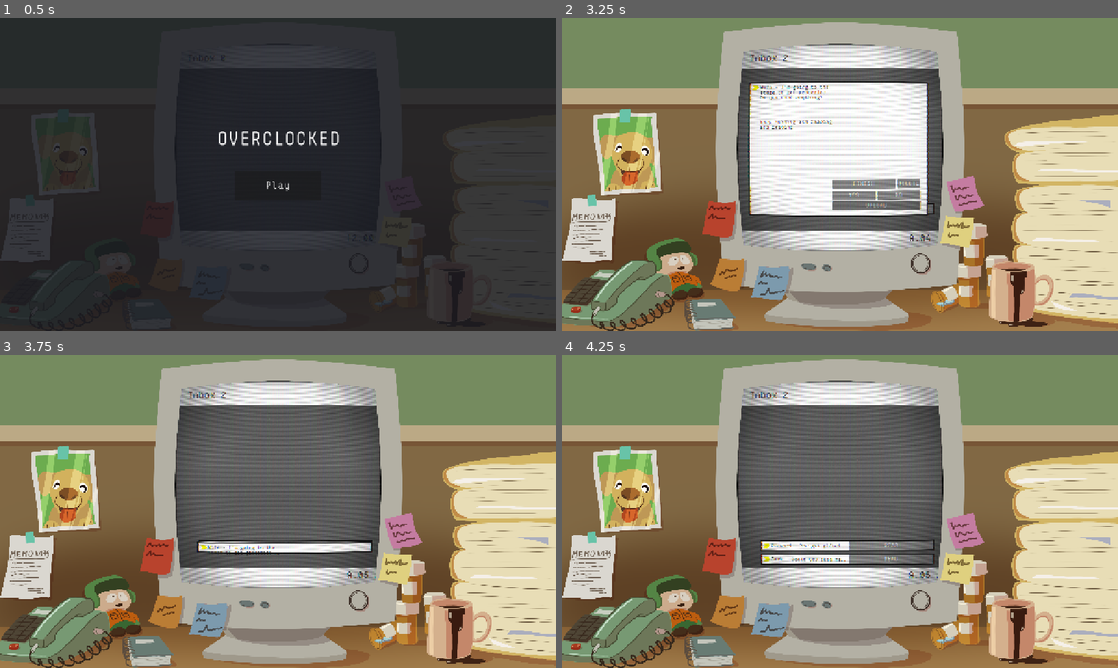
Above: before the commit, frames 1-4 (two rows, left to right).
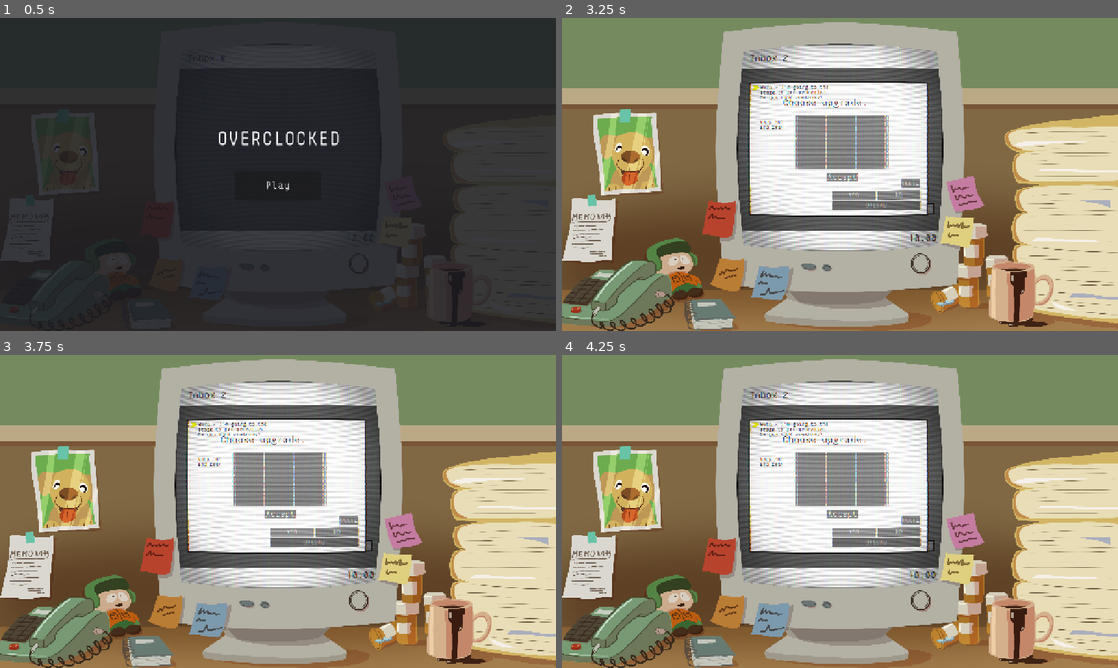
Above: after the commit, the same moments.

Repository: BradBenJoya/GMTK2026
Game: Godot game, scene res://Scenes/main.tscn
Two runs of this game, one before a commit and one after it. Both use one fixed random seed, a clock stepped at 60 frames per second and the inputs below.
Inputs (mouse positions are in pixels of both pictures, inside the frame that each line leads up to):
- Up to frame 1 (0.5 s): no input
- Up to frame 2 (3.25 s): click "Play" at 0.5 s; click "READ" at 1.25 s; click "FINISH" at 2 s; click "READ" at 2.75 s
- Up to frame 3 (3.75 s): click (294, 533) at 3.5 s, where only the run before the commit has a clickable "YES"
- Up to frame 4 (4.25 s): no input

Frame 1 is identical in both runs. In frame 2, 3.6% of the frame differs, in the area x 39-68%, y 25-72%; in frame 3, 13%; in frame 4, 15%, in the area x 33-68%, y 20-72%.

Commit message:
worked on different version of upgrade cards

Diff:
--- a/Scenes/main.tscn
+++ b/Scenes/main.tscn
@@ -7,11 +7,16 @@
 [ext_resource type="Shader" uid="uid://d33krf4ystq50" path="res://Shaders/crt.gdshader" id="2_kry3j"]
 [ext_resource type="FontFile" uid="uid://doe2y2s8d1bw7" path="res://Fonts/Monofrik Demo.ttf" id="4_21xkr"]
 [ext_resource type="Texture2D" uid="uid://ddh8dmaeup3fr" path="res://Sprites/game_jam_2026_gmtk_04.png" id="5_kry3j"]
+[ext_resource type="PackedScene" uid="uid://c3wn7idsxx3tv" path="res://Scenes/upgrade_card.tscn" id="6_344ge"]
 
 [sub_resource type="LabelSettings" id="LabelSettings_up85j"]
 font = ExtResource("4_21xkr")
 font_size = 64
 font_color = Color(0.16078432, 0.16078432, 0.16078432, 1)
+
+[sub_resource type="Theme" id="Theme_g4v7s"]
+default_font = ExtResource("4_21xkr")
+default_font_size = 56
 
 [sub_resource type="ShaderMaterial" id="ShaderMaterial_wj5hs"]
 shader = ExtResource("2_kry3j")
@@ -89,6 +94,71 @@
 text = "Inbox 0"
 label_settings = SubResource("LabelSettings_up85j")
 
+[node name="UpgradeBox" type="ColorRect" parent="Monitor/SubViewport/Manager" unique_id=1430341454]
+unique_name_in_owner = true
+visible = false
+z_index = 10
+offset_left = -384.0
+offset_top = 83.0
+offset_right = 433.0
+offset_bottom = 703.0
+
+[node name="UpgradeHeader" type="Label" parent="Monitor/SubViewport/Manager/UpgradeBox" unique_id=476790690]
+z_index = 11
+layout_mode = 0
+offset_right = 584.0
+offset_bottom = 57.0
+text = "Choose upgrade:"
+label_settings = SubResource("LabelSettings_up85j")
+
+[node name="UpgradeChoice" type="HBoxContainer" parent="Monitor/SubViewport/Manager/UpgradeBox" unique_id=1078353247]
+layout_mode = 1
+anchors_preset = 8
+anchor_left = 0.5
+anchor_top = 0.5
+anchor_right = 0.5
+anchor_bottom = 0.5
+offset_left = -320.5
+offset_top = -197.0
+offset_right = 320.5
+offset_bottom = 166.0
+grow_horizontal = 2
+grow_vertical = 2
+
+[node name="UpgradeCard" parent="Monitor/SubViewport/Manager/UpgradeBox/UpgradeChoice" unique_id=56110472 instance=ExtResource("6_344ge")]
+
+[node name="Button" type="Button" parent="Monitor/SubViewport/Manager/UpgradeBox/UpgradeChoice" unique_id=1394176671]
+layout_mode = 2
+size_flags_horizontal = 3
+
+[node name="Button2" type="Button" parent="Monitor/SubViewport/Manager/UpgradeBox/UpgradeChoice" unique_id=1400754173]
+layout_mode = 2
+size_flags_horizontal = 3
+
+[node name="Button3" type="Button" parent="Monitor/SubViewport/Manager/UpgradeBox/UpgradeChoice" unique_id=2083860621]
+layout_mode = 2
+size_flags_horizontal = 3
+
+[node name="UpgradeCard2" parent="Monitor/SubViewport/Manager/UpgradeBox/UpgradeChoice" unique_id=2091806333 instance=ExtResource("6_344ge")]
+
+[node name="UpgradeCard3" parent="Monitor/SubViewport/Manager/UpgradeBox/UpgradeChoice" unique_id=414813578 instance=ExtResource("6_344ge")]
+
+[node name="AcceptButton" type="Button" parent="Monitor/SubViewport/Manager/UpgradeBox" unique_id=364760450]
+layout_mode = 1
+anchors_preset = 7
+anchor_left = 0.5
+anchor_top = 1.0
+anchor_right = 0.5
+anchor_bottom = 1.0
+offset_left = -106.0
+offset_top = -112.0
+offset_right = 106.0
+offset_bottom = -54.0
+grow_horizontal = 2
+grow_vertical = 0
+theme = SubResource("Theme_g4v7s")
+text = "Accept"
+
 [node name="BottomBar" type="ColorRect" parent="Monitor/SubViewport/Manager" unique_id=1178458419]
 z_index = 10
 offset_left = -687.0
@@ -124,3 +194,10 @@
 [node name="Background" type="Sprite2D" parent="." unique_id=318730638]
 z_index = 10
 texture = ExtResource("5_kry3j")
+
+[node name="Timer" type="Timer" parent="." unique_id=85152396]
+one_shot = true
+
+[connection signal="pressed" from="Monitor/SubViewport/Manager/UpgradeBox/UpgradeChoice/Button" to="." method="_on_upgrade_selected" flags=18]
+[connection signal="pressed" from="Monitor/SubViewport/Manager/UpgradeBox/UpgradeChoice/Button2" to="." method="_on_upgrade_selected" flags=18]
+[connection signal="pressed" from="Monitor/SubViewport/Manager/UpgradeBox/UpgradeChoice/Button3" to="." method="_on_upgrade_selected" flags=18]
--- a/Scenes/upgrade_card.tscn
+++ b/Scenes/upgrade_card.tscn
@@ -1,24 +1,19 @@
 [gd_scene format=3 uid="uid://c3wn7idsxx3tv"]
 
-[ext_resource type="Script" uid="uid://7v1hndl55h5i" path="res://Scripts/Cards/upgrade.gd" id="1_7wruj"]
+[ext_resource type="Script" uid="uid://c1i0q7rghjw1" path="res://Scripts/Cards/upgradev2.gd" id="1_7wruj"]
+[ext_resource type="Script" uid="uid://coryhq6i1gdc0" path="res://Scripts/upgrade_item.gd" id="2_w0hou"]
+[ext_resource type="Resource" uid="uid://bxeglhgrv4qrr" path="res://Scripts/Cards/Upgrades/Router.tres" id="3_8kgka"]
+[ext_resource type="Resource" uid="uid://uyr82ts4pmvq" path="res://Scripts/Cards/Upgrades/Antivirus.tres" id="4_jke0c"]
+[ext_resource type="Resource" uid="uid://birtg8agljg6n" path="res://Scripts/Cards/Upgrades/Spam_filter.tres" id="5_eelos"]
 
-[node name="UpgradeCard" type="Node2D" unique_id=56110472]
-
-[node name="UpgradeButton" type="Button" parent="." unique_id=1073497964 node_paths=PackedStringArray("upgrade_name", "upgrade_description")]
+[node name="UpgradeButton" type="Button" unique_id=1073497964]
 offset_right = 200.0
 offset_bottom = 300.0
 vertical_icon_alignment = 0
 script = ExtResource("1_7wruj")
-faster_upload_name = "iRouter 18"
-faster_upload_description = "In a rare occourance, your boss has allowed you to upgrade your router. Decreaseas upload time."
-better_antivirus_name = "VirusFinder 12"
-better_antivirus_description = "By updating to the newest version of VirusFinder, your affects from virus will be reduced."
-spam_orgnizer_name = "Orgy Nizer"
-spam_orgnizer_description = "By using this new cutting edge extension you recive half of the spam mails."
-upgrade_name = NodePath("UpgradeName")
-upgrade_description = NodePath("UpgradeDescription")
+upgrade_list = Array[ExtResource("2_w0hou")]([ExtResource("3_8kgka"), ExtResource("4_jke0c"), ExtResource("5_eelos")])
 
-[node name="UpgradeName" type="Label" parent="UpgradeButton" unique_id=920796065]
+[node name="UpgradeName" type="Label" parent="." unique_id=920796065]
 custom_minimum_size = Vector2(120, 0)
 layout_mode = 0
 offset_right = 200.0
@@ -28,7 +23,7 @@
 horizontal_alignment = 1
 autowrap_mode = 3
 
-[node name="UpgradeDescription" type="Label" parent="UpgradeButton" unique_id=1180273715]
+[node name="UpgradeDescription" type="Label" parent="." unique_id=1180273715]
 custom_minimum_size = Vector2(120, 150)
 layout_mode = 0
 offset_left = 1.0
--- /dev/null
+++ b/Scenes/upgrade_cardv2.tscn
@@ -0,0 +1,40 @@
+[gd_scene format=3 uid="uid://dfboq75yxwk7y"]
+
+[ext_resource type="Script" uid="uid://7v1hndl55h5i" path="res://Scripts/Cards/upgrade.gd" id="1_c0n8l"]
+
+[node name="UpgradeCard" type="Node2D" unique_id=56110472]
+
+[node name="UpgradeButton" type="Button" parent="." unique_id=1073497964 node_paths=PackedStringArray("upgrade_name", "upgrade_description")]
+offset_right = 200.0
+offset_bottom = 300.0
+vertical_icon_alignment = 0
+script = ExtResource("1_c0n8l")
+faster_upload_name = "iRouter 18"
+faster_upload_description = "In a rare occourance, your boss has allowed you to upgrade your router. Decreaseas upload time."
+better_antivirus_name = "VirusFinder 12"
+better_antivirus_description = "By updating to the newest version of VirusFinder, your affects from virus will be reduced."
+spam_orgnizer_name = "Orgy Nizer"
+spam_orgnizer_description = "By using this new cutting edge extension you recive half of the spam mails."
+upgrade_name = NodePath("UpgradeName")
+upgrade_description = NodePath("UpgradeDescription")
+
+[node name="UpgradeName" type="Label" parent="UpgradeButton" unique_id=920796065]
+custom_minimum_size = Vector2(120, 0)
+layout_mode = 0
+offset_right = 200.0
+offset_bottom = 62.0
+theme_override_font_sizes/font_size = 32
+text = "Upgrade"
+horizontal_alignment = 1
+autowrap_mode = 3
+
+[node name="UpgradeDescription" type="Label" parent="UpgradeButton" unique_id=1180273715]
+custom_minimum_size = Vector2(120, 150)
+layout_mode = 0
+offset_left = 1.0
+offset_top = 66.0
+offset_right = 201.0
+offset_bottom = 301.0
+horizontal_alignment = 1
+vertical_alignment = 1
+autowrap_mode = 3
--- /dev/null
+++ b/Scripts/Cards/Upgrades/Antivirus.tres
@@ -0,0 +1,12 @@
+[gd_resource type="Resource" script_class="UpgradeItem" format=3 uid="uid://uyr82ts4pmvq"]
+
+[ext_resource type="Script" uid="uid://coryhq6i1gdc0" path="res://Scripts/upgrade_item.gd" id="1_g5jie"]
+
+[resource]
+script = ExtResource("1_g5jie")
+name = "Antivirus"
+desc = "Finally get round to that update."
+effects = Dictionary[int, float]({
+1: -5.0
+})
+metadata/_custom_type_script = "uid://coryhq6i1gdc0"
--- /dev/null
+++ b/Scripts/Cards/Upgrades/Router.tres
@@ -0,0 +1,12 @@
+[gd_resource type="Resource" script_class="UpgradeItem" format=3 uid="uid://bxeglhgrv4qrr"]
+
+[ext_resource type="Script" uid="uid://coryhq6i1gdc0" path="res://Scripts/upgrade_item.gd" id="1_t54hl"]
+
+[resource]
+script = ExtResource("1_t54hl")
+name = "Router"
+desc = "Upgrade internet for higher speed!"
+effects = Dictionary[int, float]({
+0: 10.0
+})
+metadata/_custom_type_script = "uid://coryhq6i1gdc0"
--- /dev/null
+++ b/Scripts/Cards/Upgrades/Spam_filter.tres
@@ -0,0 +1,12 @@
+[gd_resource type="Resource" script_class="UpgradeItem" format=3 uid="uid://birtg8agljg6n"]
+
+[ext_resource type="Script" uid="uid://coryhq6i1gdc0" path="res://Scripts/upgrade_item.gd" id="1_3lnq6"]
+
+[resource]
+script = ExtResource("1_3lnq6")
+name = "Spam filter"
+desc = "Get rid of that junk! Well, some of it."
+effects = Dictionary[int, float]({
+2: -10.0
+})
+metadata/_custom_type_script = "uid://coryhq6i1gdc0"
--- /dev/null
+++ b/Scripts/Cards/upgradev2.gd
@@ -0,0 +1,57 @@
+# start Psuedo Pakman
+extends Button
+class_name BaseUpgrade
+
+@export_group("Display")
+@export var display_name: String:
+	set(name):
+		print("set naem")
+		display_name = name
+		$UpgradeName.text = display_name
+@export var display_desc: String:
+	set(desc):
+		print("set desc")
+		display_desc = desc
+		$UpgradeDescription.text = display_desc
+@export var display_image: Texture
+	#set(image):
+		#$UpgradeName.text = display_image
+		#display_name = name
+#@export var display_upgrade: float
+
+@export var upgrade_list: Array[UpgradeItem]
+
+enum UpgradeType {
+	UPLOAD_SPEED,
+	VIRUS_CHANCE,
+	SPAM_CHANCE
+}
+
+func _ready() -> void:
+	connect("pressed", pressed)
+	# Pick a random upgrade from predefined list.
+	var random_upgrade = upgrade_list.pick_random()
+	print("picking random upgrade:" + str(random_upgrade))
+
+	display_name = random_upgrade.name
+	display_desc = random_upgrade.desc
+
+	if random_upgrade != null:
+		display_image = random_upgrade.image
+	for effect in random_upgrade.effects:
+		print("doing a effect")
+		match effect:
+			UpgradeType.UPLOAD_SPEED:
+				display_desc += "\nUpload speed "
+			UpgradeType.VIRUS_CHANCE:
+				display_desc += "\nVirus chance "
+			UpgradeType.SPAM_CHANCE:
+				display_desc += "\nSpam chance "
+		if random_upgrade.effects[effect] > 0:
+			display_desc += " + "
+		display_desc += str(int(random_upgrade.effects[effect]))
+
+
+func pressed() -> void:
+	pass
+# end Psuedo Pakman
--- a/Scripts/main.gd
+++ b/Scripts/main.gd
@@ -27,6 +27,7 @@
 
 @export var counter : Label
 @export var time : Label
+var tween_time
 
 @export var day_duration : float = 300.0
 
@@ -36,7 +37,7 @@
 	_on_state_changed(game_state)
 	# end Psuedo Pakman
 
-	var tween_time = create_tween().tween_property(self, "clock", 8.0, 300.0)
+	tween_time = create_tween().tween_property(self, "clock", 8.0, 20.0)
 	await tween_time.finished
 	print("end game")
 
@@ -44,18 +45,29 @@
 	counter.text = "Inbox " + str(total_emails)
 
 	# clock stuff! :D
-	if round(clock + 9) > 12: #start ampbeetle
+	#start ampbeetle
+
+	#if game_state == GameState.PAUSE_MENU:
+		#tween_time.pause()
+
+	if floor(clock + 9) > 12:
 		time.text = str(int(fmod(floor(clock + 9), 12))) + ":%02.f" % floor(fmod(clock + 9, 1)*60) + " PM"
 	elif fmod(floor(clock + 9), 12) == 0:
 		time.text = "12 PM"
 	else:
 		time.text = str(int(fmod(floor(clock + 9), 12))) + ":%02.f" % floor(fmod(clock + 9, 1)*60) + " AM"
+
+	if fmod(snappedf(clock, 0.01), 1) == 0 and clock >= 1:
+		choose_upgrade()
+		game_state = GameState.PAUSE_MENU
+		%UpgradeBox.show()
+
 #end ampbeetle
 
 # start Psuedo Pakman
 func _on_state_changed(new_state: GameState) -> void:
 	# clear out whatever was there before
-	if current_scene_instance:
+	if new_state != GameState.PAUSE_MENU and current_scene_instance:
 		current_scene_instance.queue_free()
 		current_scene_instance = null
 
@@ -76,3 +88,14 @@
 	Global.manager.create_emails()
 # end Psuedo Pakman
 # end ByDesign
+
+#start ampbeetle
+func choose_upgrade():
+
+	pass
+
+func _on_upgrade_selected(source: BaseButton) -> void:
+
+	pass # Replace with function body.
+
+#end ampbeetle
--- /dev/null
+++ b/Scripts/upgrade_item.gd
@@ -0,0 +1,13 @@
+extends Resource
+class_name UpgradeItem
+
+@export var name: String = "Upgrade_Name"
+@export var desc: String = "Upgrade_Desc"
+@export var image: Texture
+@export var effects: Dictionary[UpgradeType, float]
+
+enum UpgradeType {
+	UPLOAD_SPEED,
+	VIRUS_CHANCE,
+	SPAM_CHANCE
+}
Not shown, added: Scripts/Cards/upgradev2.gd.uid
Not shown, added: Scripts/upgrade_item.gd.uid
